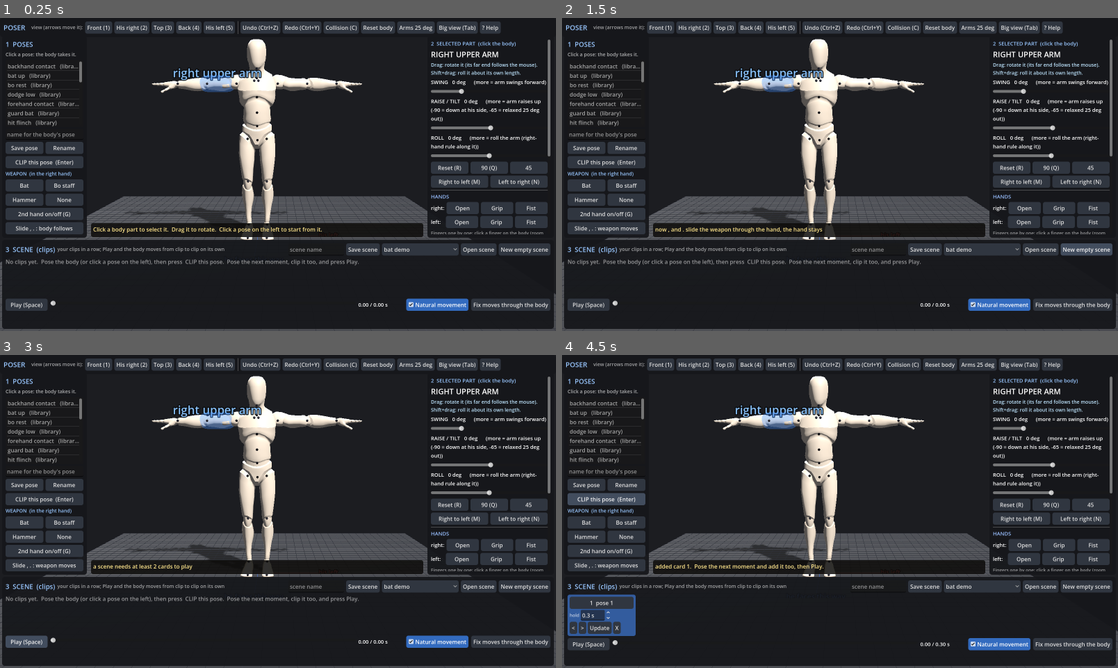
Above: before the commit, frames 1-4 (two rows, left to right).
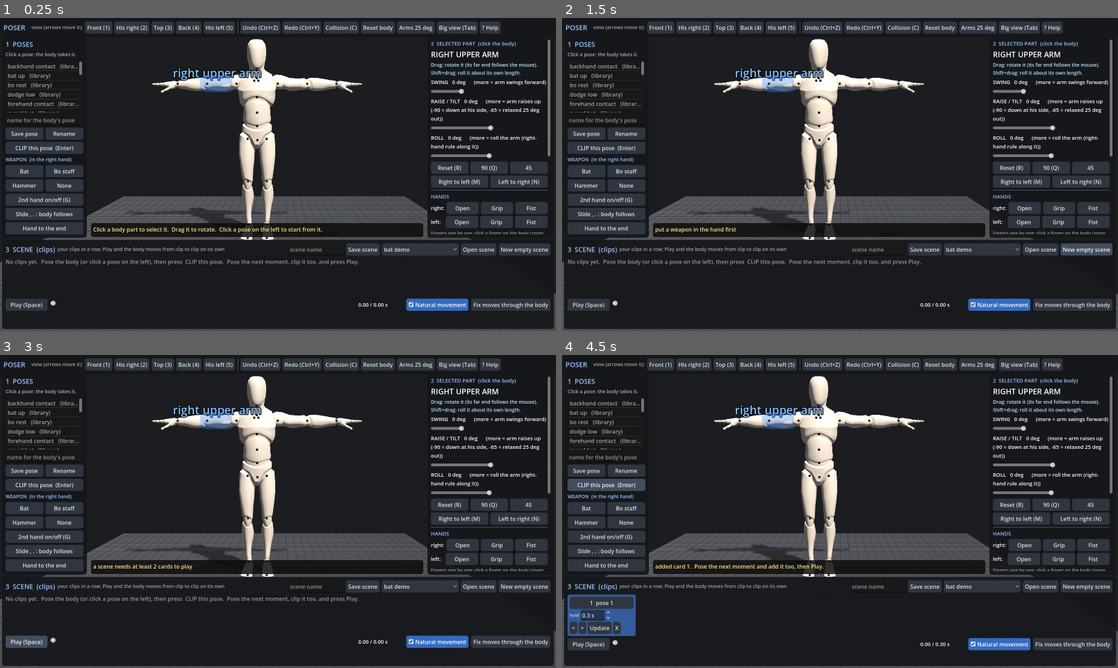
Above: after the commit, the same moments.

Repository: Nil4s/kine
Game: Godot game, scene res://main.tscn
The game is run twice, just before and just after one commit, with the same random seed, the same clock (stepped at 60 frames per second) and the same inputs.
Inputs (mouse positions are in pixels of both pictures, inside the frame that each line leads up to):
- Up to frame 1 (0.25 s): no input
- Up to frame 2 (1.5 s): click (606, 227) at 0.5 s, where only the run after the commit has a clickable "Hand to the end"; click "New empty scene" at 1.25 s
- Up to frame 3 (3 s): click "New empty scene" at 2 s; click "Play (Space)" at 2.75 s
- Up to frame 4 (4.5 s): click "Play (Space)" at 3.5 s; click "CLIP this pose (Enter)" at 4.25 s

The runs differ from the first frame. In frame 1, 1.9% of the frame differs, in the area x 1-15%, y 18-69%; in frame 2, 2.1%; in frame 3, 1.9%; in frame 4, 2.5%.

Commit message:
'Hand to the end' button: the main hand slides to the weapon's lower end in 3 cm steps
Nick 10-13 on bo_sweep: "too short ... it can let the bo go to its edge on the hand, swing it with the body
from right to left, the other hand only following". Uses the slide toggle (body follows / weapon moves),
stops where the arm can't follow.

Co-Authored-By: Claude Opus 5.5 <noreply@anthropic.com>
Claude-Session: https://claude.ai/code/session_017sFMMmugpAs35NGGBMLerM

Diff:
--- a/scripts/main.gd
+++ b/scripts/main.gd
@@ -801,6 +801,25 @@
 	_say("second hand on the weapon at %.2f m" % B.grip_u)
 
 
+## the main hand to the weapon's lower end (6 cm of shaft left below the fist), in 3 cm steps so the arm follows
+## smoothly; stops where the arm can't go further
+func _hand_to_end() -> void:
+	if not B.wep_on or B.wep_hand == "":
+		_say("put a weapon in the hand first")
+		return
+	var n := 0
+	while B.hold_u() > 0.09 and n < 60:
+		var d := -minf(0.03, B.hold_u() - 0.06)
+		if slide_body:
+			if not B.slide_hand(d):
+				break
+		else:
+			B.slide_in_hand(-d)
+			B.apply_grip()
+		n += 1
+	_say("main hand at %.2f m from the lower end%s" % [B.hold_u(), "" if B.hold_u() <= 0.1 else " (the arm can't follow further: turn the weapon or the body)"])
+
+
 func _slide_mode() -> void:
 	slide_body = not slide_body
 	ui_slide_btn.text = "Slide , . : body follows" if slide_body else "Slide , . : weapon moves"
@@ -1002,6 +1021,7 @@
 	_row(lv, [_button("2nd hand on/off (G)", _do.bind(_toggle_second), "the other hand on the shaft; [ ] slide it")])
 	ui_slide_btn = _button("Slide , . : body follows", _slide_mode, "an option, not a rule: , . either move the hand along a weapon that stays put (the arm follows), or slide the weapon through a hand that stays put")
 	_row(lv, [ui_slide_btn])
+	_row(lv, [_button("Hand to the end", _do.bind(_hand_to_end), "Nick 10-13: a long weapon swings from its end - the main hand slides to the lower end in 3 cm steps (the body follows, or the weapon moves: the toggle above)")])
 
 	# ---- right: the selected part
 	var rp := PanelContainer.new()
